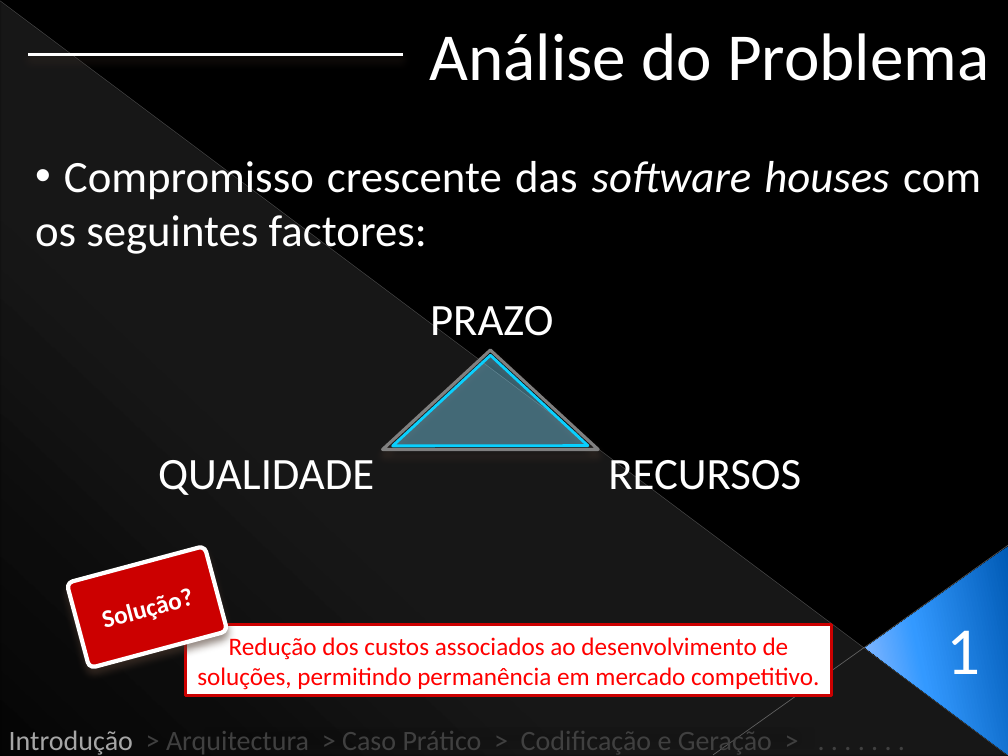
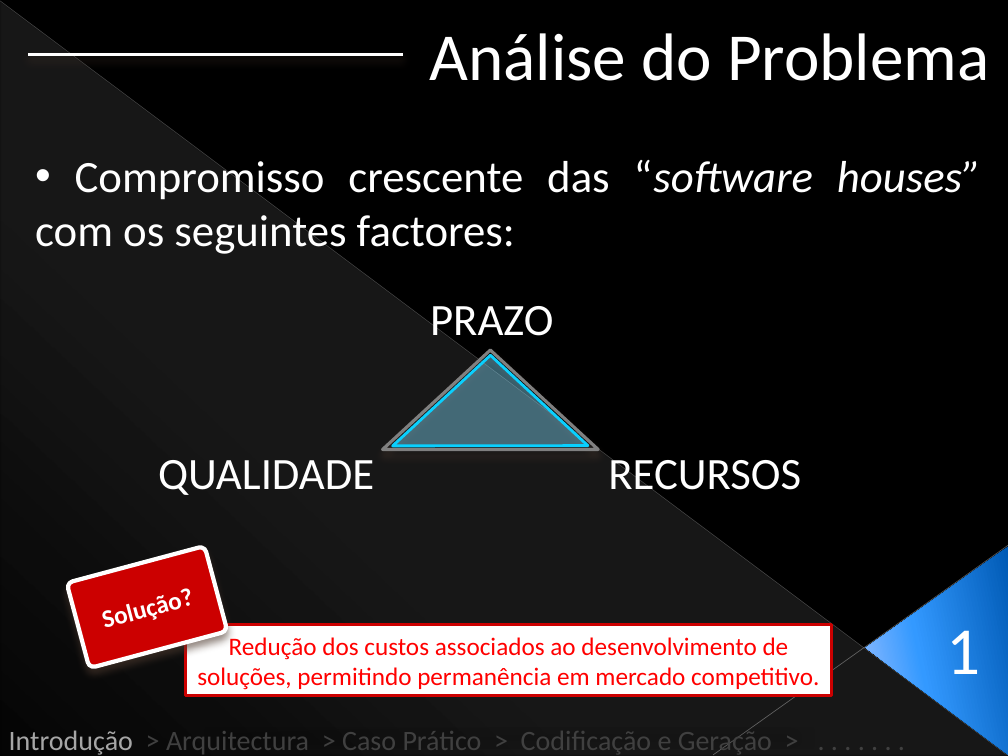
Before and after one commit to Netivski/projectoseminario, a slide deck: slide 5 of Apresentação Final/Presentation Sketch.pptx. Drawn at 1008x756 pixels with LibreOffice and Linux fonts; fonts in the diff are those of the drawing. Boxes give left, top, right and bottom in pixels: in the first picture for what was removed or moved away, otherwise in the second. Text is boxed around its words. In the diff, an @@ line names an element or a change of style, - is before the commit and + after.

```diff
--- a/Apresentação Final/Presentation Sketch.pptx
+++ b/Apresentação Final/Presentation Sketch.pptx
@@ text at (35, 160, 981, 254): text changed @@
-• Compromisso crescente das software houses com os seguintes factores:
+• Compromisso crescente das “software houses” com os seguintes factores:
```
Also in this commit, not shown: 5 other slides changed, 1 slide removed.
